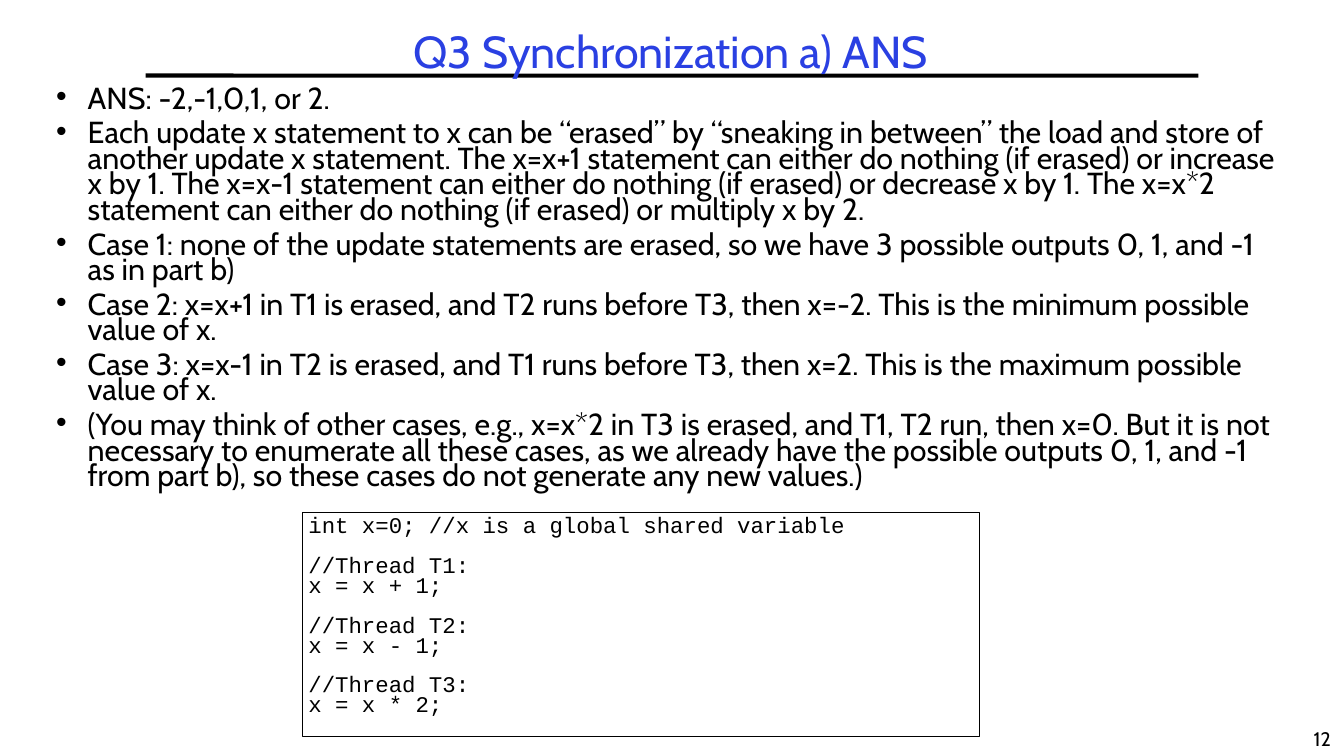
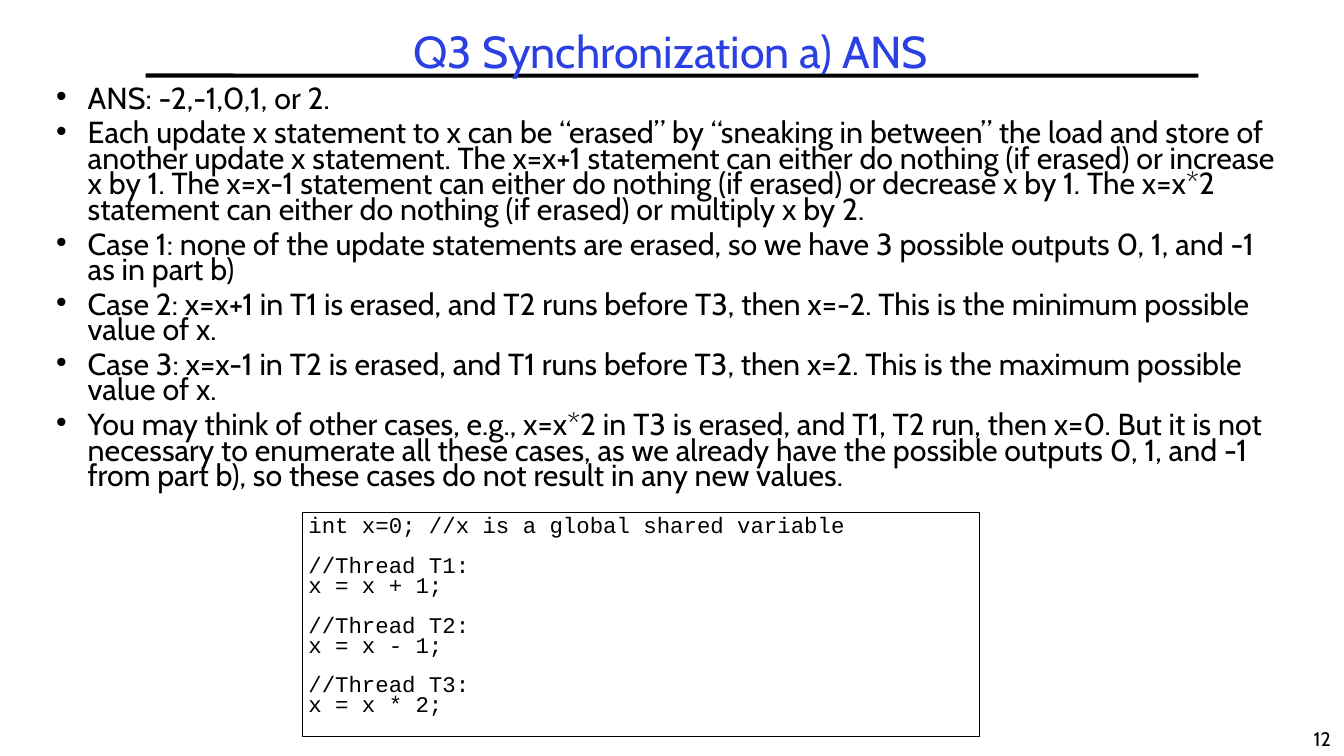
Before and after one commit to guhofstra/CSC256Fa25, a slide deck: slide 12 of PPTs/Exam/CSC112 MidtermExam Sp2025.pptx. Drawn at 1344x756 pixels with LibreOffice and Linux fonts; fonts in the diff are those of the drawing. Boxes give left, top, right and bottom in pixels: in the first picture for what was removed or moved away, otherwise in the second. Text is boxed around its words. In the diff, an @@ line names an element or a change of style, - is before the commit and + after.

```diff
--- a/PPTs/Exam/CSC112 MidtermExam Sp2025.pptx
+++ b/PPTs/Exam/CSC112 MidtermExam Sp2025.pptx
@@ text at [88, 412, 1262, 493]: text changed @@
-• (You may think of other cases, e.g., x=x*2 in T3 is erased, and T1, T2 run, then x=0. But it is not necessary to enumerate all these cases, as we already have the possible outputs 0, 1, and -1 from part b), so these cases do not generate any new values.)
+• You may think of other cases, e.g., x=x*2 in T3 is erased, and T1, T2 run, then x=0. But it is not necessary to enumerate all these cases, as we already have the possible outputs 0, 1, and -1 from part b), so these cases do not result in any new values.
```
Also in this commit, not shown: 1 other file.
